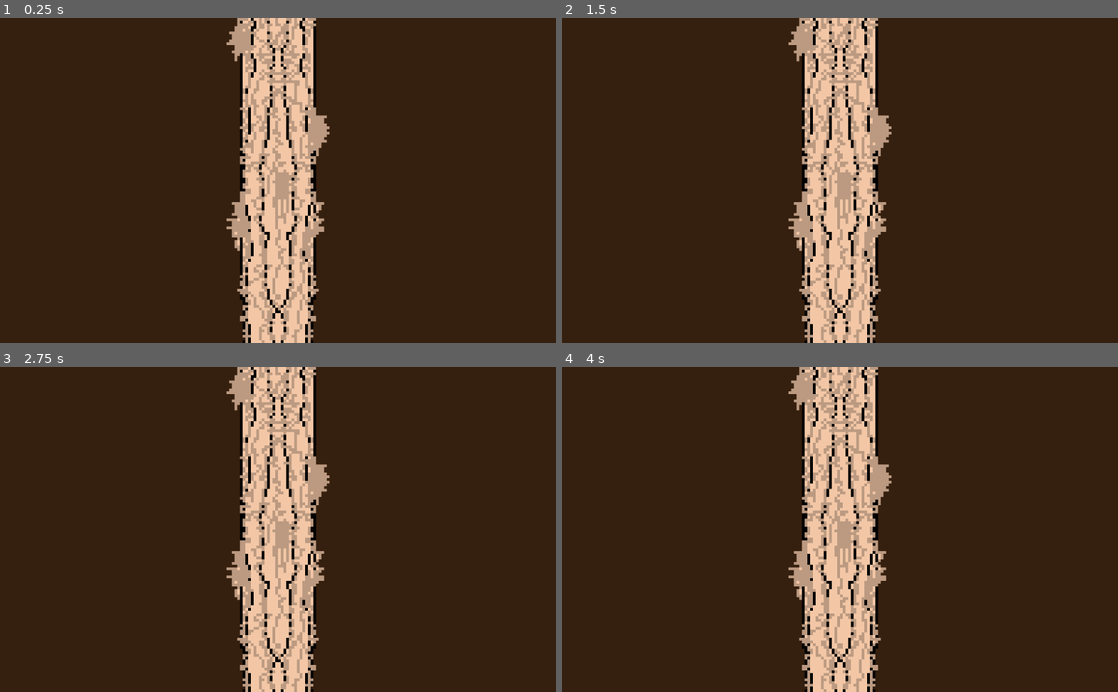
Above: before the commit, frames 1-4 (two rows, left to right).
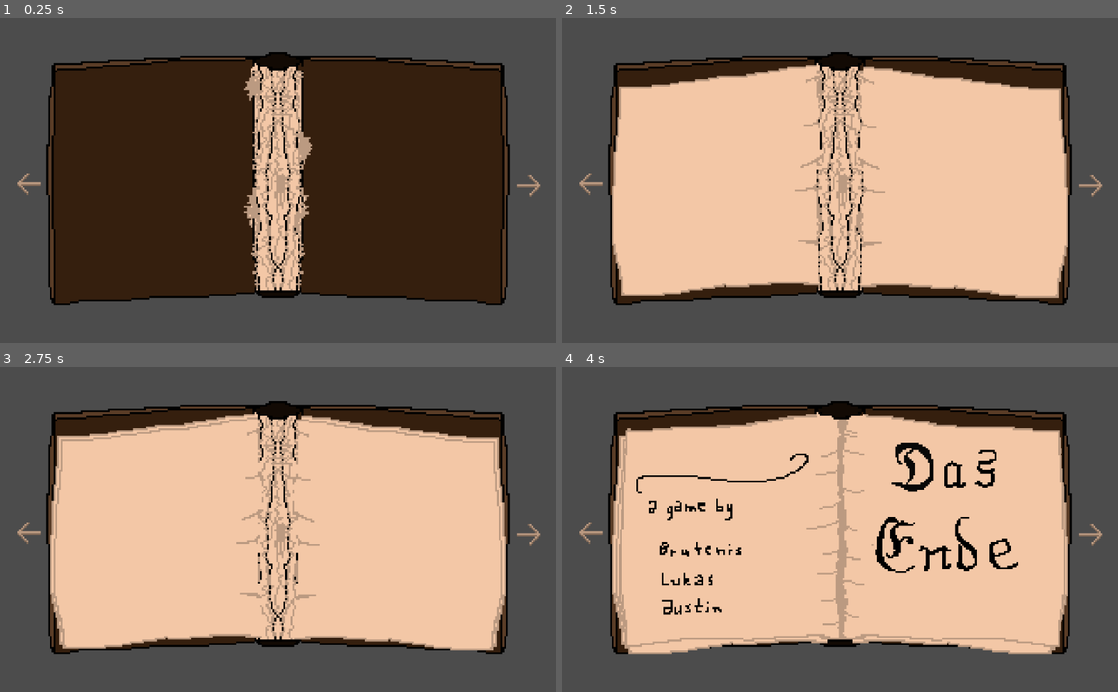
Above: after the commit, the same moments.

Repository: LiquidFun/Maerchentrubel
Game: Godot game, scene res://Scenes/Book/book.tscn
Same seed, same stepped clock (60 frames per second), same inputs: the game is played once before the commit and once after it. This scene is started directly instead of the project's main scene.
Inputs (mouse positions are in pixels of both pictures, inside the frame that each line leads up to):
- Up to frame 1 (0.25 s): no input
- Up to frame 2 (1.5 s): click (589, 183) at 0.52 s; click (1090, 187) at 1.27 s
- Up to frame 3 (2.75 s): click (528, 536) at 2.02 s
- Up to frame 4 (4 s): tap Enter (ui_accept) at 2.75, 3.02, 3.5, 3.77 s; hold Right (ui_right) 2.78-3.53 s; hold Down (ui_down) from 3.53 s (still down)

The runs differ from the first frame. In frame 1, 50% of the frame differs, in the area x 0-100%, y 0-100%; in frame 2, 92%; in frame 3, 92%; in frame 4, 93%.

Commit message:
Added soundwork.

Diff:
--- a/Resources/Fonts/ChiKareGo.tres
+++ b/Resources/Fonts/ChiKareGo.tres
@@ -3,5 +3,5 @@
 [ext_resource path="res://Resources/Fonts/ChiKareGo.ttf" type="DynamicFontData" id=1]
 
 [resource]
-size = 30
+size = 20
 font_data = ExtResource( 1 )
--- a/Scenes/Book/book.tscn
+++ b/Scenes/Book/book.tscn
@@ -14,7 +14,7 @@
 [node name="Camera2D" type="Camera2D" parent="."]
 position = Vector2( -1.78814e-07, 4.19617e-05 )
 current = true
-zoom = Vector2( 0.2, 0.2 )
+zoom = Vector2( 0.3, 0.3 )
 __meta__ = {
 "_edit_lock_": true
 }
--- a/Scenes/Controllers/SoundManager.tscn
+++ b/Scenes/Controllers/SoundManager.tscn
@@ -1,6 +1,6 @@
 [gd_scene load_steps=2 format=2]
 
-[ext_resource path="res://Scripts/SoundManager.gd" type="Script" id=1]
+[ext_resource path="res://Scripts/deleteThis-SoundManager.gd" type="Script" id=1]
 
 [node name="Node2D" type="Node2D"]
 script = ExtResource( 1 )
--- a/Scenes/Levels/Level_Redcap.tscn
+++ b/Scenes/Levels/Level_Redcap.tscn
@@ -12,7 +12,30 @@
 [ext_resource path="res://Scenes/Objects/Teleporter.tscn" type="PackedScene" id=10]
 [ext_resource path="res://Scripts/TeleporterEncounter1.gd" type="Script" id=11]
 
+[sub_resource type="GDScript" id=1]
+script/source = "extends Node2D
+
+
+# Declare member variables here. Examples:
+# var a = 2
+# var b = \"text\"
+
+
+# Called when the node enters the scene tree for the first time.
+func _ready():
+	ShuffleAudioPlayer.add_audio(\"res://Resources/Sound/Music/background.ogg\")
+	ShuffleAudioPlayer.add_audio(\"res://Resources/Sound/Music/background2.ogg\")
+	ShuffleAudioPlayer.add_audio(\"res://Resources/Sound/Music/background3.ogg\")
+	ShuffleAudioPlayer.play()
+	ForestAmbienceAudioPlayer.play()
+
+# Called every frame. 'delta' is the elapsed time since the previous frame.
+#func _process(delta):
+#	pass
+"
+
 [node name="Node2D" type="Node2D"]
+script = SubResource( 1 )
 
 [node name="Navigation2D" type="Navigation2D" parent="."]
 
--- a/Scenes/Levels/MainMenu.tscn
+++ b/Scenes/Levels/MainMenu.tscn
@@ -1,7 +1,8 @@
-[gd_scene load_steps=5 format=2]
+[gd_scene load_steps=6 format=2]
 
 [ext_resource path="res://Resources/Sprites/book_cover.png" type="Texture" id=1]
 [ext_resource path="res://Resources/Fonts/ChiKareGo.tres" type="DynamicFont" id=2]
+[ext_resource path="res://Scripts/MainMenu.gd" type="Script" id=3]
 
 [sub_resource type="StyleBoxFlat" id=1]
 bg_color = Color( 0.160784, 0.133333, 0.0901961, 1 )
@@ -10,6 +11,7 @@
 bg_color = Color( 0.258824, 0.14902, 0.0509804, 1 )
 
 [node name="Node2D" type="Node2D"]
+script = ExtResource( 3 )
 
 [node name="Sprite" type="Sprite" parent="."]
 position = Vector2( -2.68048, -0.104889 )
@@ -18,13 +20,13 @@
 [node name="Camera2D" type="Camera2D" parent="."]
 position = Vector2( -1.78814e-07, 4.19617e-05 )
 current = true
-zoom = Vector2( 0.2, 0.2 )
+zoom = Vector2( 0.3, 0.3 )
 
 [node name="Button" type="Button" parent="."]
-margin_left = -13.562
-margin_top = 9.71899
-margin_right = 18.438
-margin_bottom = 23.719
+margin_left = -14.784
+margin_top = 5.52269
+margin_right = 24.216
+margin_bottom = 23.5227
 rect_pivot_offset = Vector2( 24.3278, 7 )
 custom_styles/hover = SubResource( 1 )
 custom_styles/normal = SubResource( 2 )
@@ -35,10 +37,10 @@
 }
 
 [node name="Button2" type="Button" parent="."]
-margin_left = -9.7567
-margin_top = 28.081
-margin_right = 14.2433
-margin_bottom = 42.081
+margin_left = -13.0
+margin_top = 31.0
+margin_right = 23.0
+margin_bottom = 49.0
 rect_pivot_offset = Vector2( 24.3278, 7 )
 custom_styles/hover = SubResource( 1 )
 custom_styles/normal = SubResource( 2 )
@@ -49,12 +51,16 @@
 }
 
 [node name="Label" type="Label" parent="."]
-margin_left = -36.9676
-margin_top = -48.4703
-margin_right = 50.0324
-margin_bottom = -34.4703
+margin_left = -47.0907
+margin_top = -48.0
+margin_right = 64.9093
+margin_bottom = -30.0
 custom_fonts/font = ExtResource( 2 )
 text = "Titel des Spiels"
 __meta__ = {
 "_edit_use_anchors_": false
 }
+
+[node name="AudioStreamPlayer2D" type="AudioStreamPlayer2D" parent="."]
+
+[connection signal="button_up" from="Button" to="." method="_on_Button_button_up"]
--- a/Scenes/Tilemaps/Tilemap.tscn
+++ b/Scenes/Tilemaps/Tilemap.tscn
@@ -1,7 +1,7 @@
 [gd_scene load_steps=3 format=2]
 
 [ext_resource path="res://Resources/Other/Tileset.tres" type="TileSet" id=1]
-[ext_resource path="res://Scripts/SoundManager.gd" type="Script" id=2]
+[ext_resource path="res://Scripts/deleteThis-SoundManager.gd" type="Script" id=2]
 
 [node name="TileMap" type="TileMap"]
 tile_set = ExtResource( 1 )
--- /dev/null
+++ b/Scripts/AudioManager.gd
@@ -0,0 +1,46 @@
+extends Node
+
+var num_players = 8
+var bus = "master"
+
+var available = []  # The available players.
+
+var queue = []  # The queue of sounds to play.
+
+var playing = []
+
+func _ready():
+	pass
+	# Create the pool of AudioStreamPlayer nodes.
+	#for i in num_players:
+	#	var p = AudioStreamPlayer.new()
+	#	add_child(p)
+	#	available.append(p)
+	#	p.connect("finished", self, "_on_stream_finished", [p])
+	#	p.bus = bus
+
+func _on_stream_finished(stream):
+	# When finished playing a stream, make the player available again.
+	#available.append(stream)
+	remove_child(stream)
+
+func play(sound_path, loop=false, volume=-10):
+	var p = AudioStreamPlayer.new()
+	add_child(p)
+	p.connect("finished", self, "_on_stream_finished", [p])
+	p.bus = bus
+	p.stream = load(sound_path)
+	p.stream.set_loop(loop)
+	p.volume_db = clamp(volume, -80, 0)
+	p.play()
+	return p
+
+func _process(delta):
+	# Play a queued sound if any players are available.
+	#if not queue.empty() and not available.empty():
+	#	var front = queue.pop_front()
+	#	available[0].stream = front["sound"]
+	#	if not front["loop"]:
+	#		available[0].stream.set_loop(false)
+	#	available[0].play()
+	pass
--- a/Scripts/Button.gd
+++ b/Scripts/Button.gd
@@ -15,6 +15,7 @@
 		$Timer.stop()
 	$AnimatedSprite.animation = "on"
 	self.state = 0
+	AudioManager.play("res://Resources/Sound/Sfx/click.ogg")
 	gate.button_changed()
 
 func _on_Button_body_exited(body):
@@ -27,4 +28,5 @@
 	$Timer.stop()
 	$AnimatedSprite.animation = "off"
 	self.state = 1
+	AudioManager.play("res://Resources/Sound/Sfx/click.ogg")
 	gate.button_changed()
--- /dev/null
+++ b/Scripts/ForestAmbienceAudioPlayer.gd
@@ -0,0 +1,47 @@
+extends Node
+
+
+# Declare member variables here. Examples:
+# var a = 2
+# var b = "text"
+
+var rng = RandomNumberGenerator.new()
+
+var sounds = [
+	"res://Resources/Sound/Sfx/chirp1.ogg",
+	"res://Resources/Sound/Sfx/chirp2.ogg",
+	"res://Resources/Sound/Sfx/chirp3.ogg",
+	"res://Resources/Sound/Sfx/chirp4.ogg",
+	"res://Resources/Sound/Sfx/chirp5.ogg"
+]
+
+var stopped = false
+
+var noise = null
+
+# Called when the node enters the scene tree for the first time.
+func _ready():
+	rng.randomize()
+	noise = AudioManager.play("res://Resources/Sound/Sfx/noise.mp3")
+	pass # Replace with function body.
+
+#func add_audio(sound):
+#	sounds.append(sound)
+
+func _on_stream_finished(p):
+	play()
+
+func play():
+	stopped = false
+	rng.randomize()
+	var i = rng.randi_range(0,len(sounds) - 1)
+	var p = AudioManager.play(sounds[i], -5)
+	p.connect("finished", self, "_on_stream_finished", [p])
+
+func stop():
+	noise.stop()
+	stopped = true
+
+# Called every frame. 'delta' is the elapsed time since the previous frame.
+#func _process(delta):
+#	pass
--- /dev/null
+++ b/Scripts/MainMenu.gd
@@ -0,0 +1,21 @@
+extends Node2D
+
+
+# Declare member variables here. Examples:
+# var a = 2
+# var b = "text"
+
+var music = null
+
+# Called when the node enters the scene tree for the first time.
+func _ready():
+	music = AudioManager.play("res://Resources/Sound/Music/mainmenu.ogg", true)
+
+# Called every frame. 'delta' is the elapsed time since the previous frame.
+#func _process(delta):
+#	pass
+
+func _on_Button_button_up():
+	music.stop()
+	AudioManager.play("res://Resources/Sound/Sfx/page_new.ogg")
+	get_tree().change_scene("res://Scenes/Book/book.tscn")
--- a/Scripts/Paginator.gd
+++ b/Scripts/Paginator.gd
@@ -17,6 +17,7 @@
 
 # Called when the node enters the scene tree for the first time.
 func _ready():
+	AudioManager.play("res://Resources/Sound/Music/mainmenu.ogg", true)
 	pass # Replace with function body.
 
 
@@ -27,7 +28,9 @@
 
 func _on_Next_button_up():
 	if current_pos >= max_cycle:
+		AudioManager.play("res://Resources/Sound/Sfx/click.ogg")
 		return
+	AudioManager.play("res://Resources/Sound/Sfx/page_new.ogg")
 	current_pos += 1
 	for p in cycle[current_pos]:
 		get_node(p).show()
@@ -36,7 +39,9 @@
 
 func _on_Previous_button_up():
 	if current_pos <= 1:
+		AudioManager.play("res://Resources/Sound/Sfx/click.ogg")
 		return
+	AudioManager.play("res://Resources/Sound/Sfx/page_new.ogg")
 	for p in cycle[current_pos]:
 		get_node(p).hide()
 	current_pos -= 1
--- a/Scripts/Player.gd
+++ b/Scripts/Player.gd
@@ -83,6 +83,7 @@
 	var to_hit = rng.randi_range(1, 20)
 	var damage = rng.randi_range(1, attack_damage_range)
 	animated_sprite.play("attack_basket")
+	AudioManager.play("res://Resources/Sound/Sfx/basket_punch.ogg")
 	return target.receive_attack(to_hit, damage)
 
 func receive_attack(to_hit, damage):
--- /dev/null
+++ b/Scripts/ShuffleAudioPlayer.gd
@@ -0,0 +1,36 @@
+extends Node
+
+
+# Declare member variables here. Examples:
+# var a = 2
+# var b = "text"
+
+var rng = RandomNumberGenerator.new()
+
+var sounds = []
+
+var stopped = false
+
+# Called when the node enters the scene tree for the first time.
+func _ready():
+	rng.randomize()
+	pass # Replace with function body.
+
+func add_audio(sound):
+	sounds.append(sound)
+
+func _on_stream_finished(p):
+	play()
+
+func play():
+	stopped = false
+	var i = rng.randi_range(0,len(sounds) - 1)
+	var p = AudioManager.play(sounds[i])
+	p.connect("finished", self, "_on_stream_finished", [p])
+
+func stop():
+	stopped = true
+
+# Called every frame. 'delta' is the elapsed time since the previous frame.
+#func _process(delta):
+#	pass
--- a/Scripts/SoundManager.gd
+++ b/Scripts/deleteThis-SoundManager.gd
@@ -9,12 +9,18 @@
 
 func play(file_path, volume=-30):
 	if music_on:
-		var audio_player = AudioStreamPlayer.new()
+		#var audio_player = AudioStreamPlayer.new()
+		#
+		#self.add_child(audio_player)
+		#audio_player.stream = load(file_path)
+		#audio_player.volume_db = clamp(volume + volume_modifier, -80, 0)
+		#audio_player.play()
+		music_player = AudioStreamPlayer.new()
 
-		self.add_child(audio_player)
-		audio_player.stream = load(file_path)
-		audio_player.volume_db = clamp(volume + volume_modifier, -80, 0)
-		audio_player.play()
+		self.add_child(music_player)
+		music_player.stream = load(file_path)
+		music_player.volume_db = clamp(volume + volume_modifier, -80, 0)
+		music_player.play()
 
 func toogle_music():
 	music_on = not music_on
--- a/project.godot
+++ b/project.godot
@@ -22,6 +22,9 @@
 
 SoundManager="*res://Scenes/Controllers/SoundManager.tscn"
 BattleGlobals="*res://Scripts/BattleGlobals.gd"
+AudioManager="*res://Scripts/AudioManager.gd"
+ShuffleAudioPlayer="*res://Scripts/ShuffleAudioPlayer.gd"
+ForestAmbienceAudioPlayer="*res://Scripts/ForestAmbienceAudioPlayer.gd"
 
 [display]
 
Not shown, added: Resources/Sound/Music/background.ogg.import
Not shown, added: Resources/Sound/Music/background2.ogg.import
Not shown, added: Resources/Sound/Music/background3.ogg.import
Not shown, added: Resources/Sound/Music/mainmenu.ogg.import
Not shown, added: Resources/Sound/Sfx/basket_punch.ogg.import
Not shown, added: Resources/Sound/Sfx/chirp1.ogg.import
Not shown, added: Resources/Sound/Sfx/chirp2.ogg.import
Not shown, added: Resources/Sound/Sfx/chirp3.ogg.import
Not shown, added: Resources/Sound/Sfx/chirp4.ogg.import
Not shown, added: Resources/Sound/Sfx/chirp5.ogg.import
Not shown, added: Resources/Sound/Sfx/click.ogg.import
Not shown, added: Resources/Sound/Sfx/noise.mp3.import
(and 15 more such lines)
